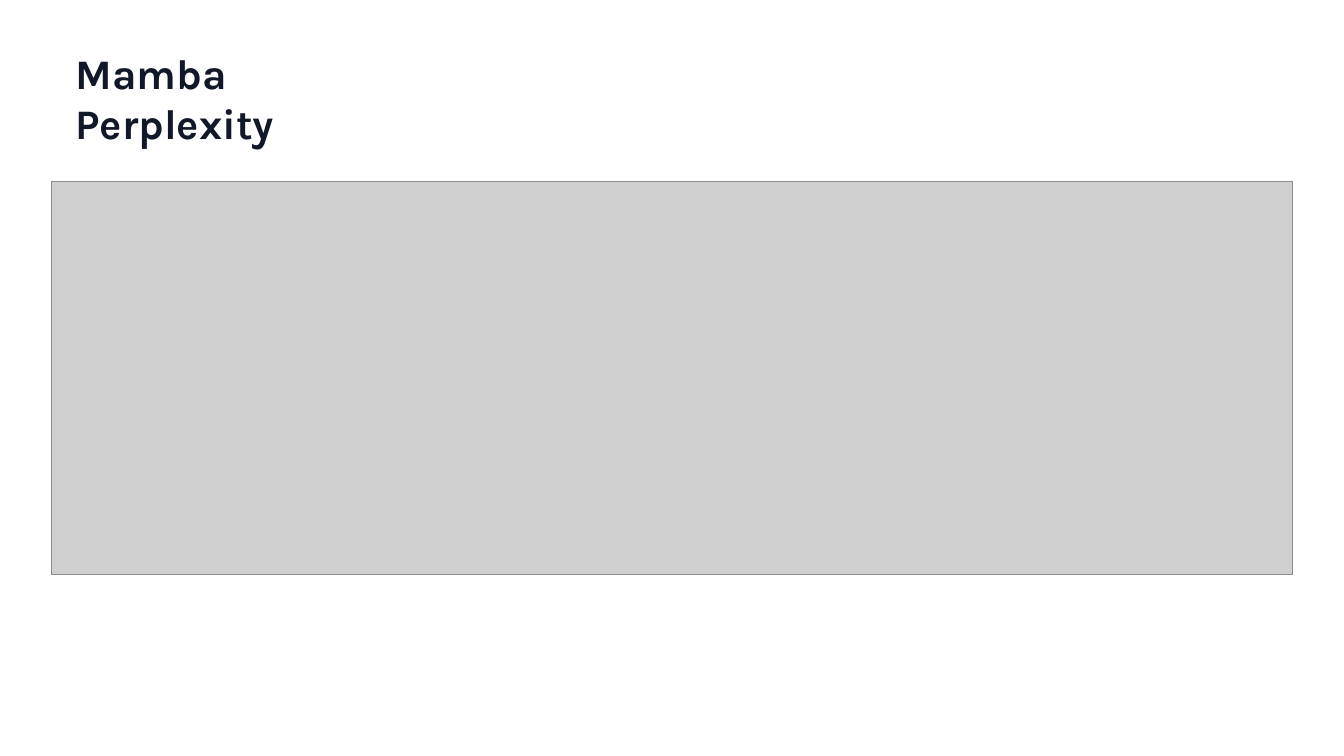
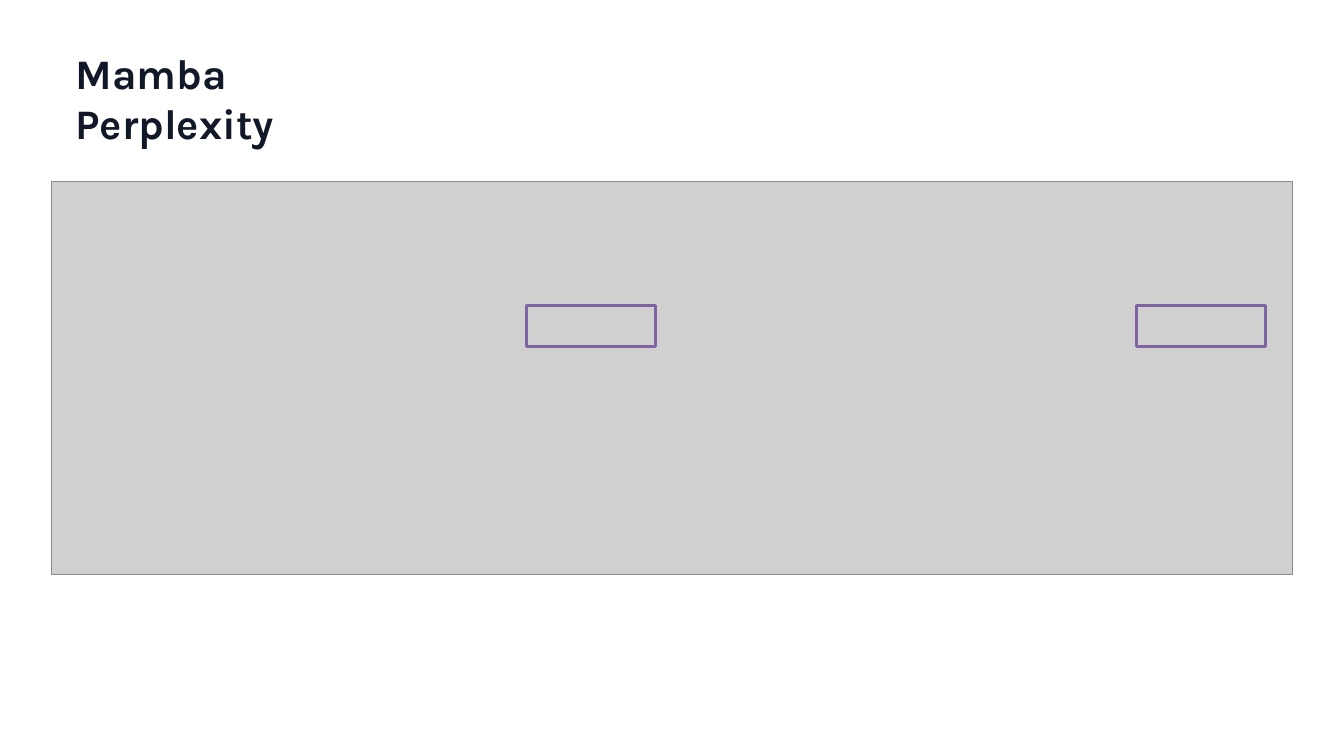
Before and after one commit to zeroxred/research, a slide deck: slide 9 of presentations/05_weekly_summary_s4_to_video_mamba_en.pptx. Drawn at 1344x756 pixels with LibreOffice and Linux fonts; fonts in the diff are those of the drawing; grey boxes stand for pictures. Boxes give left, top, right and bottom in pixels: in the first picture for what was removed or moved away, otherwise in the second. Text is boxed around its words. In the diff, an @@ line names an element or a change of style, - is before the commit and + after.

```diff
--- a/presentations/05_weekly_summary_s4_to_video_mamba_en.pptx
+++ b/presentations/05_weekly_summary_s4_to_video_mamba_en.pptx
@@ rectangle added at [526, 306, 655, 346], outline #8064A2 2 pt @@
@@ rectangle added at [1136, 306, 1265, 346], outline #8064A2 2 pt @@
```
Also in this commit, not shown: 11 other slides changed.
